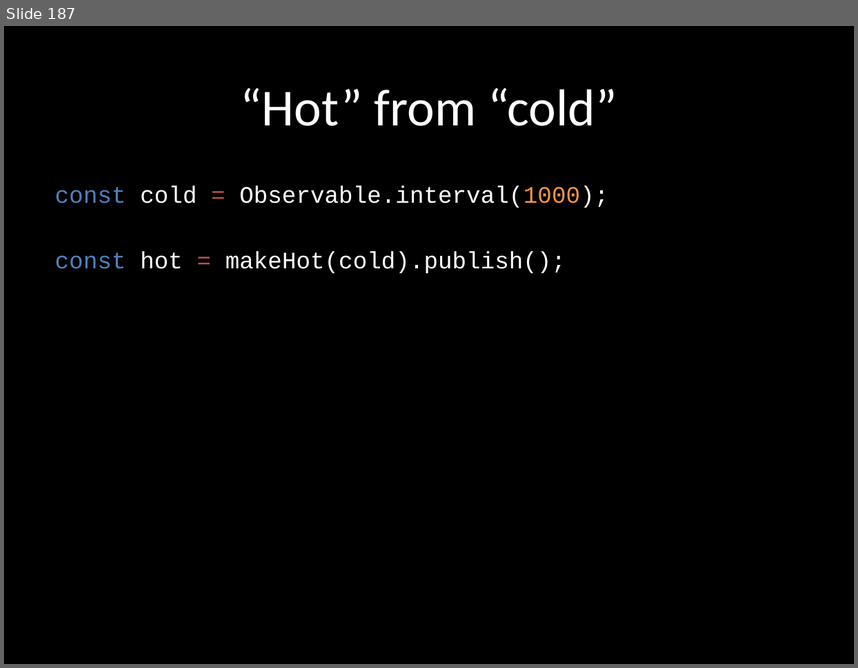
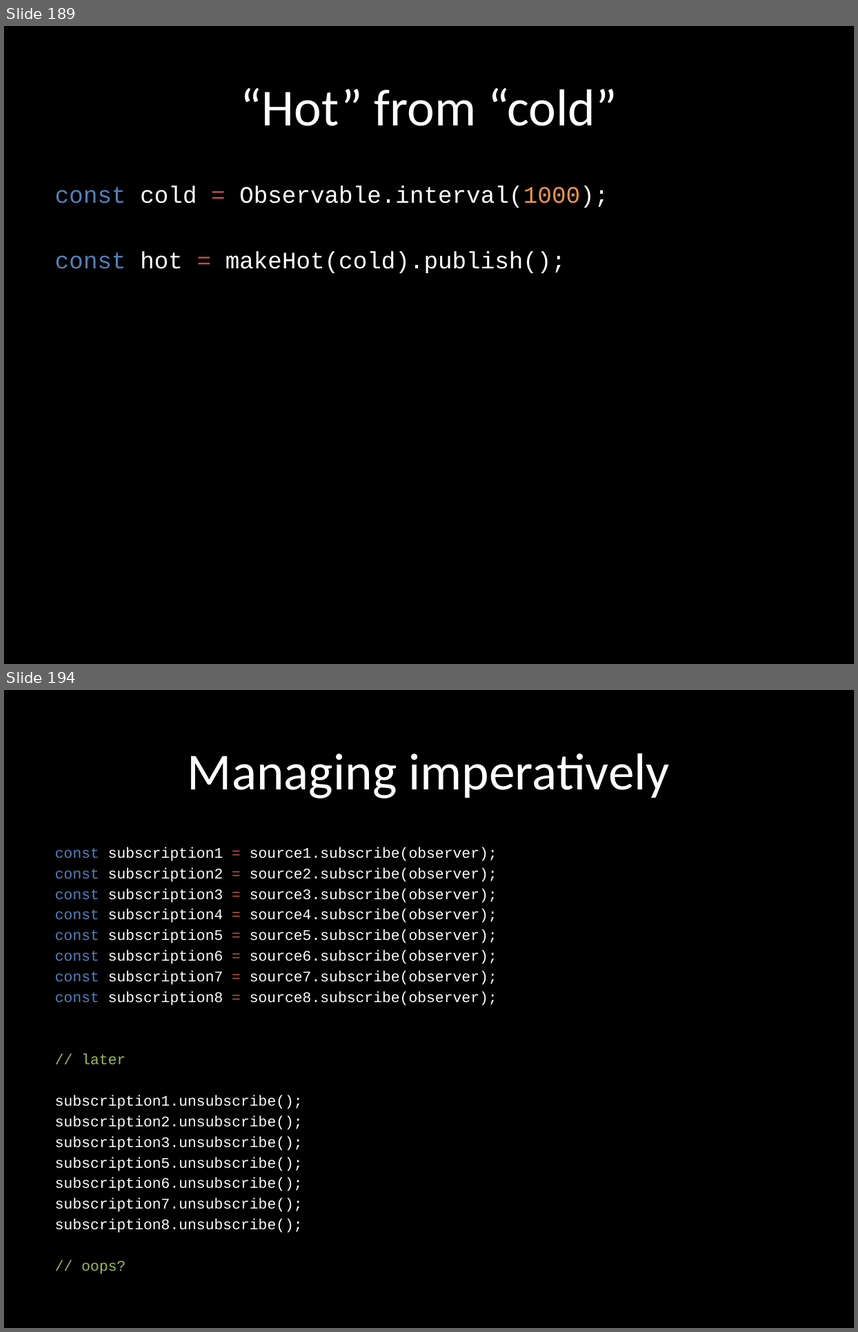
Before and after one commit to benlesh/rxjs-workshop-angular, a slide deck: rxjs-workshop.pptx. Shown one above the other, each under a label of ours: slide 187 before the commit, slides 189 and 194 after it; the slides between them are not shown. The pictures are 858x668 and 858x1332 pixels, drawn with LibreOffice and Linux fonts; fonts in the diff are those of the drawing. Boxes give left, top, right and bottom in pixels: in the first picture for what was removed or moved away, otherwise in the second. Text is boxed around its words. In the diff, an @@ line names an element or a change of style, - is before the commit and + after.

```diff
--- a/rxjs-workshop.pptx
+++ b/rxjs-workshop.pptx
@@ slide 194 added at bbox=[4, 690, 854, 1328], background #000000 @@
@@ title added at bbox=[188, 753, 670, 798], 44 pt, text #FFFFFF @@
+Managing imperatively
@@ text added at bbox=[55, 847, 497, 1232], 12.5 pt, text #FFFFFF @@
+const subscription1 = source1.subscribe(observer);
+const subscription2 = source2.subscribe(observer);
+const subscription3 = source3.subscribe(observer);
+const subscription4 = source4.subscribe(observer);
+const subscription5 = source5.subscribe(observer);
+const subscription6 = source6.subscribe(observer);
+const subscription7 = source7.subscribe(observer);
+const subscription8 = source8.subscribe(observer);
+// later
+subscription1.unsubscribe();
+subscription2.unsubscribe();
+subscription3.unsubscribe();
+subscription5.unsubscribe();
+subscription6.unsubscribe();
+subscription7.unsubscribe();
+subscription8.unsubscribe();
+// oops?
@@ what was slide 187 is now slide 189 @@
```
Also in this commit, not shown: 2 slides changed, 23 other slides added, 1 slide removed, 19 other files.
